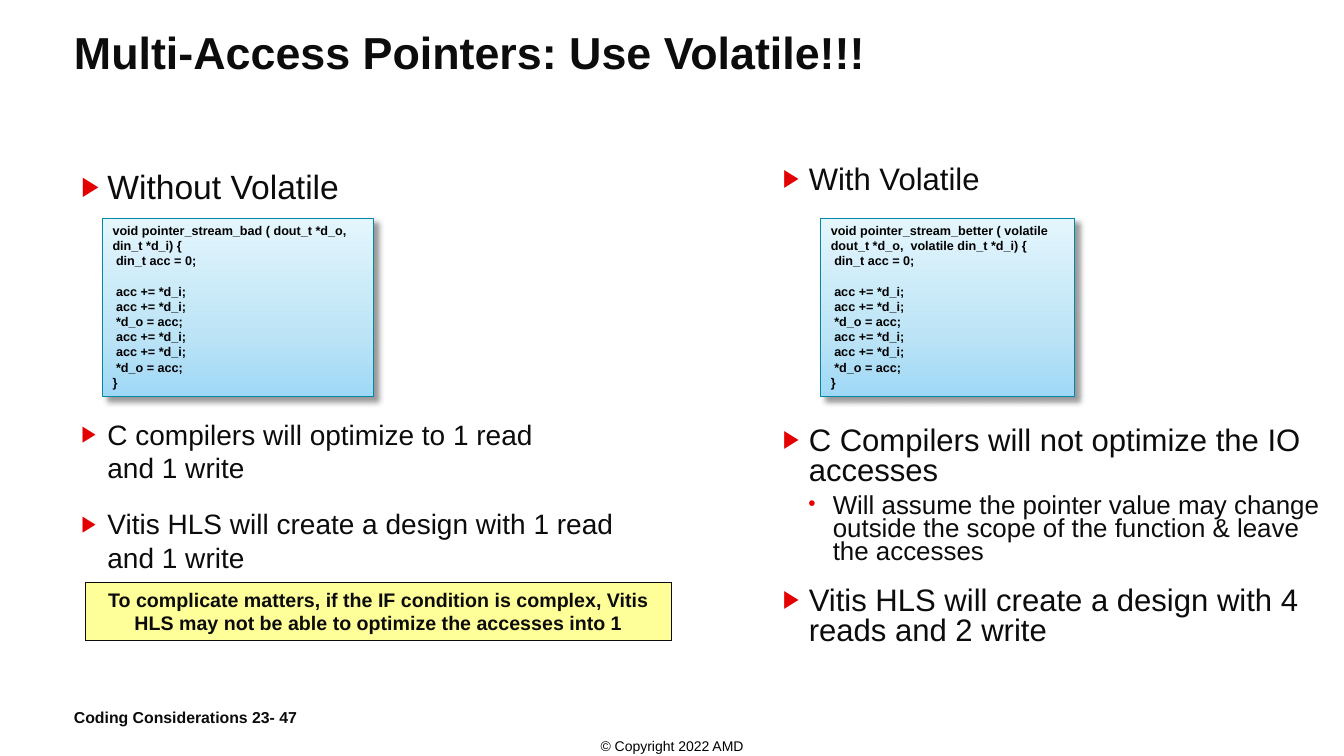
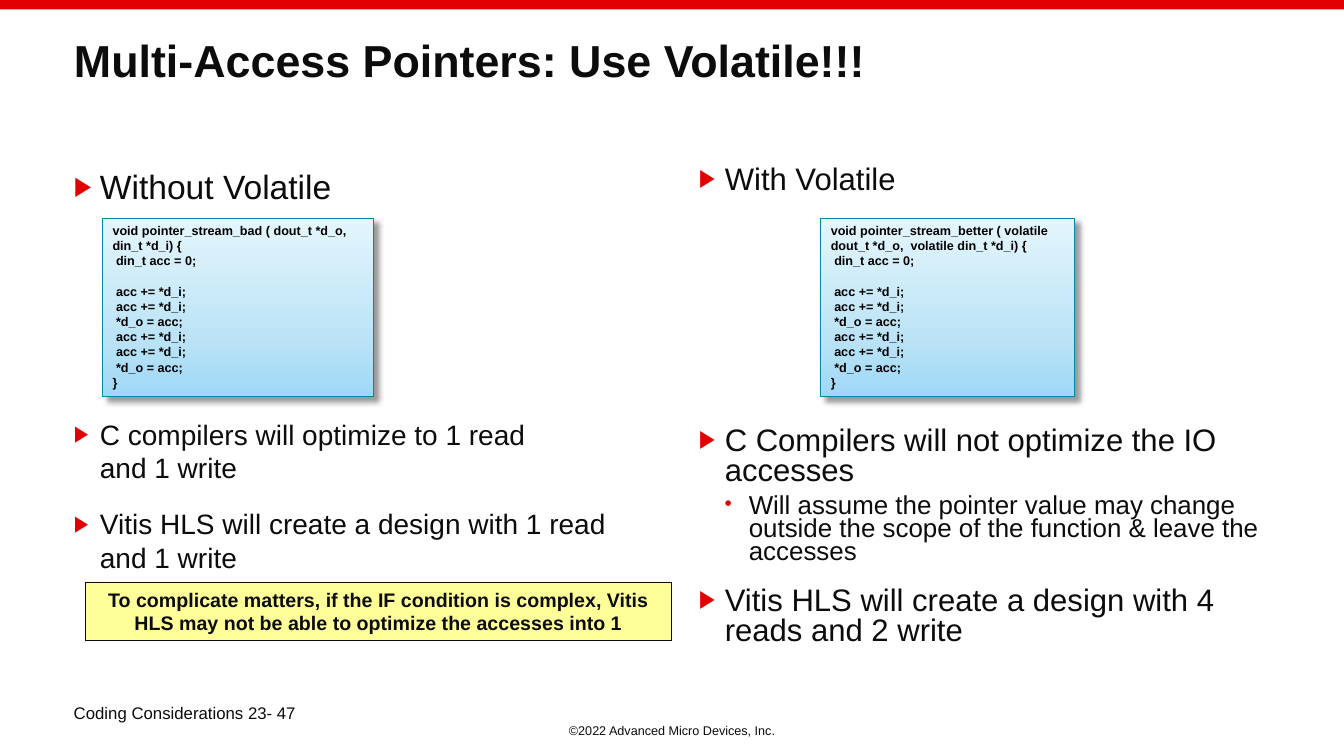
Before and after one commit to ChunxuGuo/High-Level-Synthesis-Flow-on-Zynq-using-Vitis-HLS, a slide deck: slide 47 of vitis_slides/23_Coding_Considerations.PPTX. Drawn at 1344x756 pixels with LibreOffice and Linux fonts; fonts in the diff are those of the drawing; background and template pictures are left out. Boxes give left, top, right and bottom in pixels: in the first picture for what was removed or moved away, otherwise in the second. Text is boxed around its words. In the diff, an @@ line names an element or a change of style, - is before the commit and + after.

```diff
--- a/vitis_slides/23_Coding_Considerations.PPTX
+++ b/vitis_slides/23_Coding_Considerations.PPTX
@@ rectangle added at (0,0,1344,9), fill #E20000 @@
@@ title "Multi-Access Pointers: Use Volatile!!!": place and size @@
-title "Multi-Access Pointers: Use Volatile!!!" at (74,36,865,70)
+title "Multi-Access Pointers: Use Volatile!!!" at (74,44,865,78)
@@ text "Without Volatile": place and size @@
-text "Without Volatile" at (107,174,613,569)
+text "Without Volatile" at (100,174,605,569)
@@ text "With Volatile" rewrapped from (809,167,1319,642) to (725,167,1258,642) @@
@@ text at (74,707,296,723): size 11.3 to 12 pt, bold off; vertical alignment middle to top @@
@@ text at (569,726,775,737): text changed; size 10 to 9 pt; text colour #000000 to #0C0C0C @@
-© Copyright 2022 AMD
+©2022 Advanced Micro Devices, Inc.
```
Also in this commit, not shown: 61 other slides changed, 2 slides added, 1 slide removed, 9 other files.
